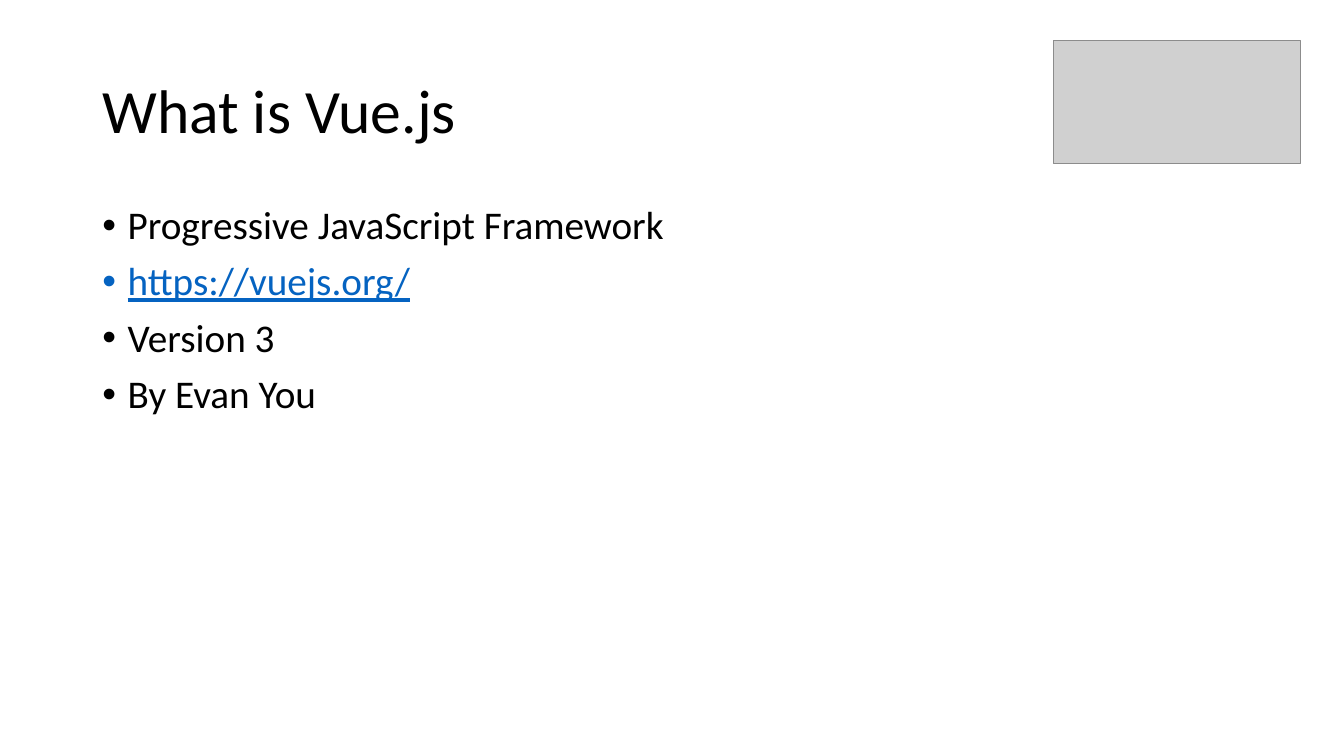
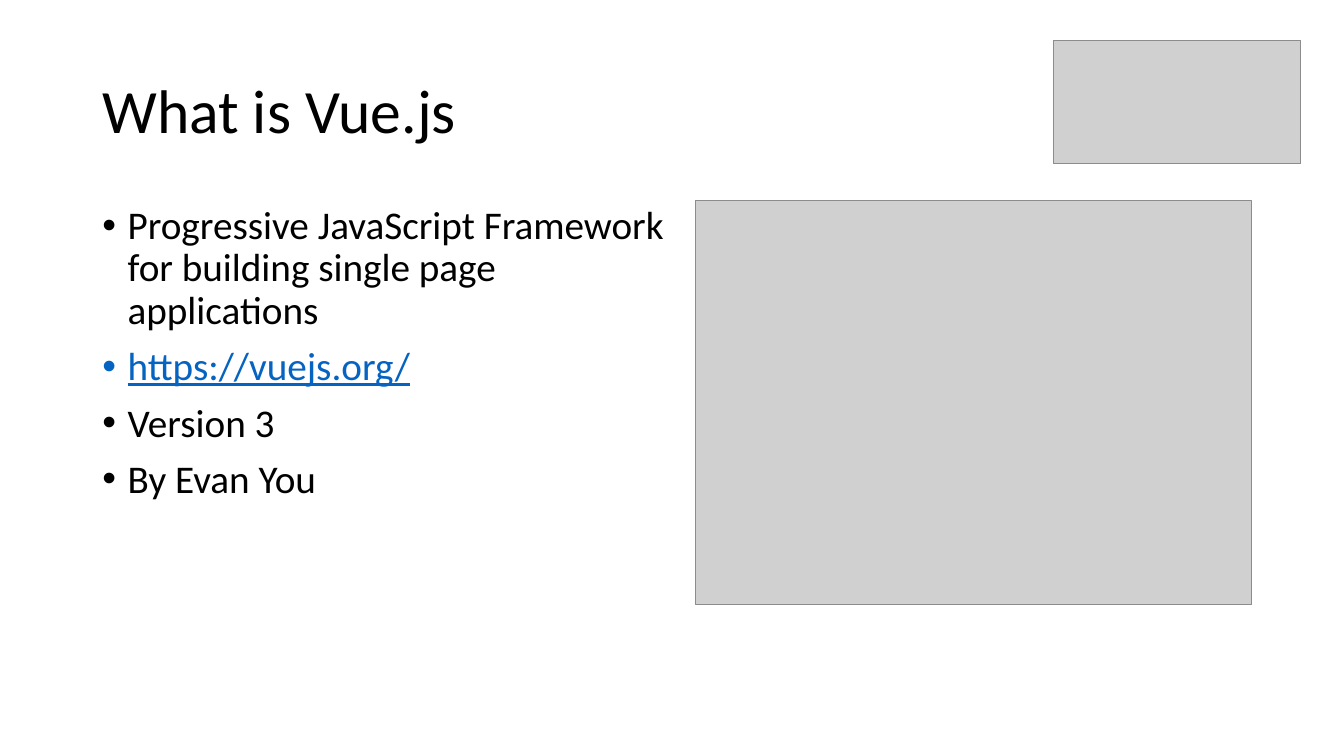
Before and after one commit to aljazsim/vue-masterclass-examples, a slide deck: slide 3 of Vuejs Masterclass.pptx. Drawn at 1344x756 pixels with LibreOffice and Linux fonts; fonts in the diff are those of the drawing; grey boxes stand for pictures. Boxes give left, top, right and bottom in pixels: in the first picture for what was removed or moved away, otherwise in the second. Text is boxed around its words. In the diff, an @@ line names an element or a change of style, - is before the commit and + after.

```diff
--- a/Vuejs Masterclass.pptx
+++ b/Vuejs Masterclass.pptx
@@ picture added at <box>696,201,1251,605</box> @@
@@ text at <box>128,211,664,331</box>: text changed @@
-• Progressive JavaScript Framework
+• Progressive JavaScript Framework
+  for building single page
+  applications
```
Also in this commit, not shown: 7 other slides changed, 32 slides added, 1 other file.
